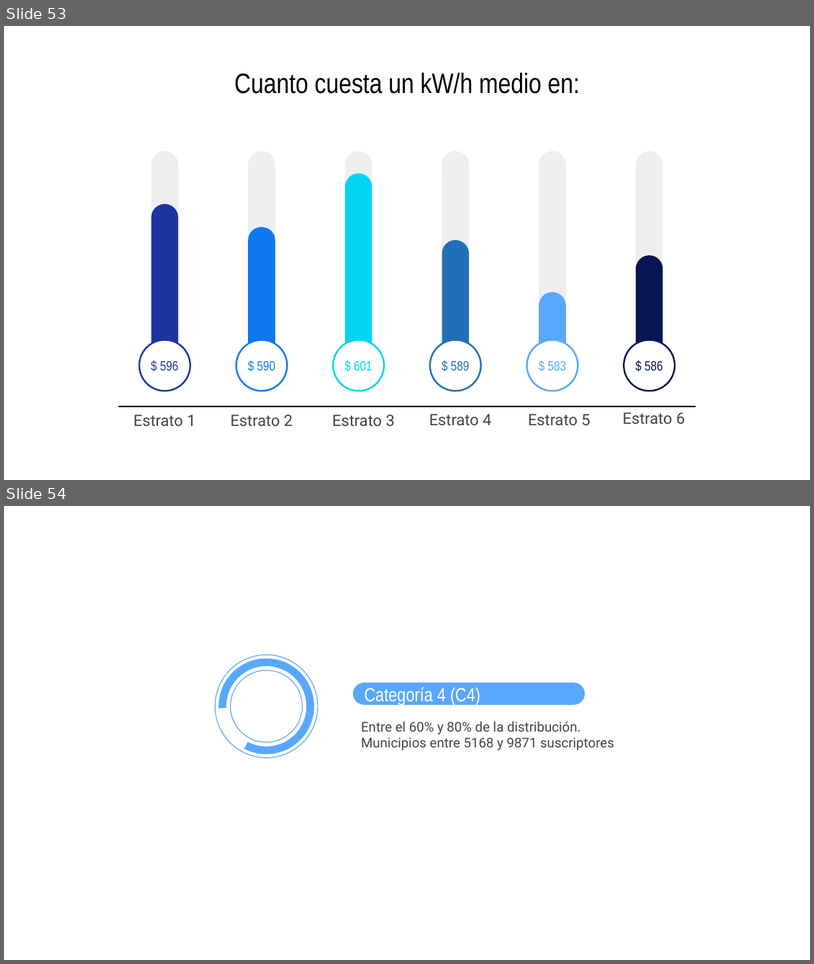
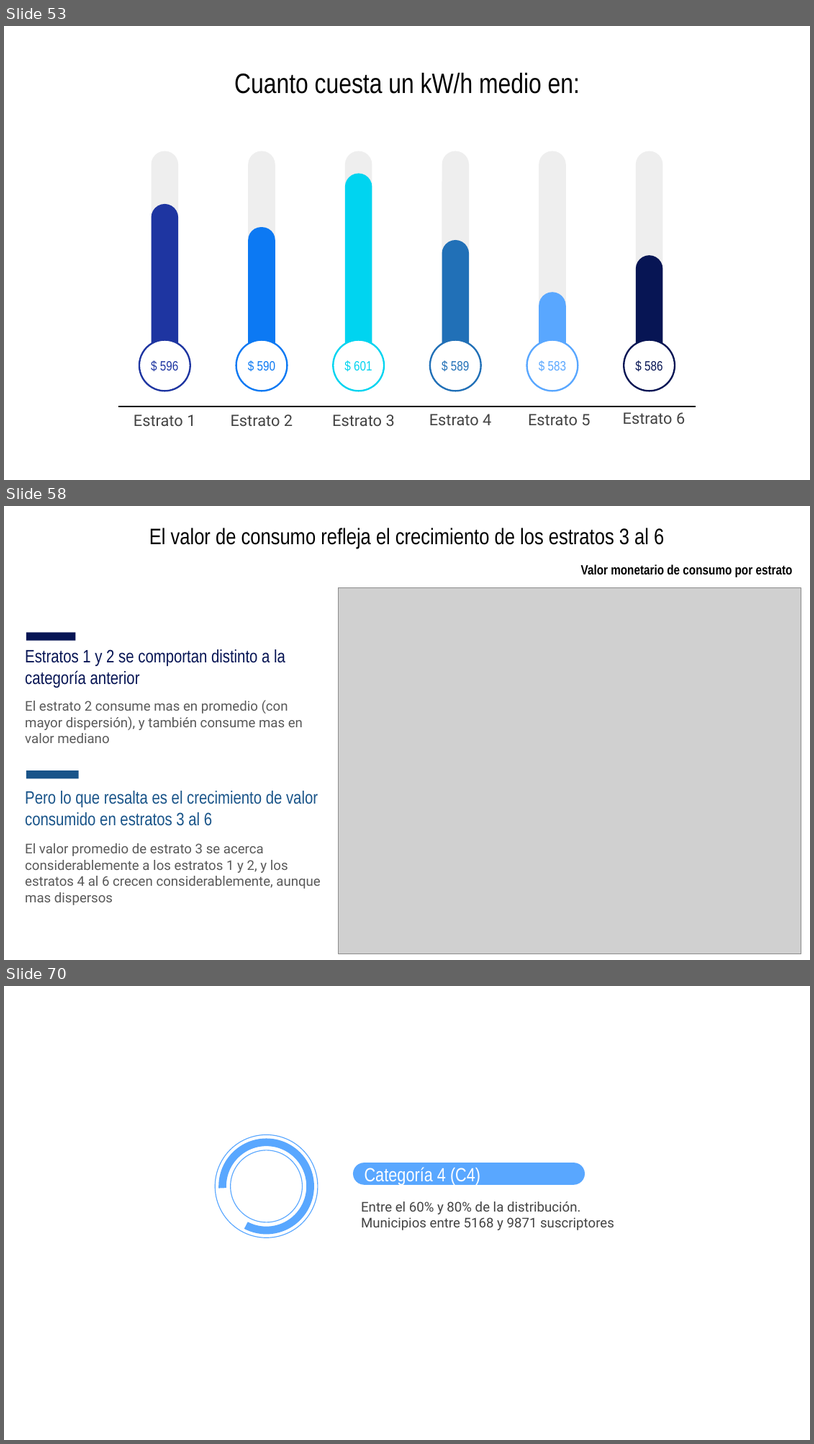
Before and after one commit to jtabordaj/research_eslatina, a slide deck: reporte_estadistico/presentacion/presentacionCategorias/presentation.pptx. Shown one above the other, each under a label of ours: slides 53 and 54 before the commit, slides 53, 58 and 70 after it; the slides between them are not shown. The pictures are 814x964 and 814x1444 pixels, drawn with LibreOffice and Linux fonts; fonts in the diff are those of the drawing; grey boxes stand for pictures. Boxes give left, top, right and bottom in pixels: in the first picture for what was removed or moved away, otherwise in the second. Text is boxed around its words. In the diff, an @@ line names an element or a change of style, - is before the commit and + after.

```diff
--- a/reporte_estadistico/presentacion/presentacionCategorias/presentation.pptx
+++ b/reporte_estadistico/presentacion/presentacionCategorias/presentation.pptx
@@ slide 58 added at [4,506,810,960], background #FFFFFF @@
@@ title added at [149,528,664,548], 20 pt, text #000000 @@
+El valor de consumo refleja el crecimiento de los estratos 3 al 6
@@ text added at [581,564,793,577], 12 pt, text #000000, bold @@
+Valor monetario de consumo por estrato
@@ picture added at [339,587,802,954] @@
@@ rectangle added at [26,633,76,641], fill #071554 @@
@@ text added at [25,649,286,687], 16 pt, text #071554 @@
+Estratos 1 y 2 se comportan distinto a la categoría anterior
@@ text added at [25,700,303,743], 12 pt, text #595959 @@
+El estrato 2 consume mas en promedio (con mayor dispersión), y también consume mas en valor mediano
@@ rectangle added at [26,770,79,779], fill #195489 @@
@@ text added at [25,790,318,826], 16 pt, text #195489 @@
+Pero lo que resalta es el crecimiento de valor consumido en estratos 3 al 6
@@ text added at [25,843,320,905], 12 pt, text #595959 @@
+El valor promedio de estrato 3 se acerca considerablemente a los estratos 1 y 2, y los estratos 4 al 6 crecen considerablemente, aunque mas dispersos
@@ what was slide 54 is now slide 70 @@
```
Also in this commit, not shown: 2 slides changed, 16 other slides added, 22 other files.
